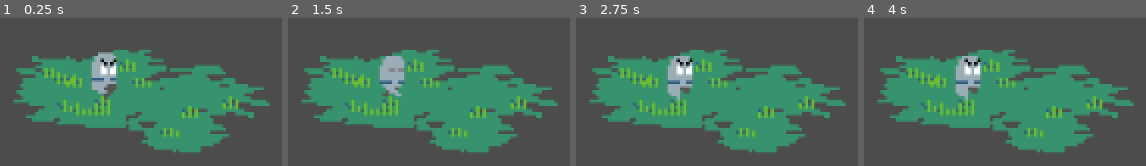
Above: before the commit, frames 1-4 (left to right).
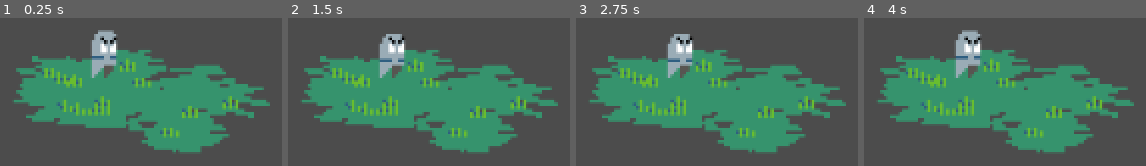
Above: after the commit, the same moments.

Repository: Salvakiya/GodotWildJam46
Game: Godot game, scene res://World.tscn
The game is run twice, just before and just after one commit, with the same random seed, the same clock (stepped at 60 frames per second) and the same inputs. The project has no main scene, so this scene is started directly.
Inputs:
- Up to frame 1 (0.25 s): no input
- Up to frame 2 (1.5 s): tap Enter at 0.5 s; tap Space at 1.25 s
- Up to frame 3 (2.75 s): tap Enter at 2 s
- Up to frame 4 (4 s): tap Space at 2.75 s; tap Enter at 3.5 s

The runs differ from the first frame. In frame 1, 3.1% of the frame differs, in the area x 32-42%, y 8-56%; in frame 2, 2.8%; in frame 3, 3.0%; in frame 4, 3.3%.

Commit message:
Finish humanoid visuals

Diff:
--- a/Humanoid.gd
+++ b/Humanoid.gd
@@ -1,4 +1,4 @@
-extends Node2D
+extends KinematicBody2D
 
 
 enum FACE{HAPPY,SAD,NORMAL,ANGRY,SQUINT}
@@ -10,11 +10,14 @@
 # Called when the node enters the scene tree for the first time.
 func _ready():
 	change_light(light_state)
-	pass # Replace with function body.
+	$Visual/BodyA.visible = !$Visual/BodyB.visible
+	$Visual/BodyB.visible = !$Visual/BodyA.visible
 
 func change_light(to):
 	light_state = to
-	var material:ShaderMaterial = $Visual/Body.material
+	var material:ShaderMaterial = $Visual/BodyA.material
+	material.set_shader_param("frame",to)
+	material = $Visual/BodyB.material
 	material.set_shader_param("frame",to)
 	material = $Visual/Eyes.material
 	material.set_shader_param("frame",to)
--- a/Humanoid.tscn
+++ b/Humanoid.tscn
@@ -14,41 +14,94 @@
 shader_param/fps = 0.0
 shader_param/palette = ExtResource( 5 )
 
-[sub_resource type="AtlasTexture" id=2]
-atlas = ExtResource( 1 )
-region = Rect2( 0, 16, 16, 16 )
-
-[sub_resource type="AtlasTexture" id=3]
-atlas = ExtResource( 1 )
-region = Rect2( 16, 16, 16, 16 )
-
-[sub_resource type="AtlasTexture" id=4]
-atlas = ExtResource( 1 )
-region = Rect2( 32, 16, 16, 16 )
-
-[sub_resource type="AtlasTexture" id=5]
-atlas = ExtResource( 1 )
-region = Rect2( 48, 16, 16, 16 )
-
-[sub_resource type="AtlasTexture" id=6]
-atlas = ExtResource( 1 )
-region = Rect2( 64, 16, 16, 16 )
-
-[sub_resource type="AtlasTexture" id=7]
-atlas = ExtResource( 1 )
-region = Rect2( 80, 16, 16, 16 )
+[sub_resource type="AtlasTexture" id=25]
+atlas = ExtResource( 1 )
+region = Rect2( 0, 32, 16, 16 )
+
+[sub_resource type="AtlasTexture" id=26]
+atlas = ExtResource( 1 )
+region = Rect2( 16, 32, 16, 16 )
+
+[sub_resource type="AtlasTexture" id=27]
+atlas = ExtResource( 1 )
+region = Rect2( 32, 32, 16, 16 )
+
+[sub_resource type="AtlasTexture" id=28]
+atlas = ExtResource( 1 )
+region = Rect2( 48, 32, 16, 16 )
+
+[sub_resource type="AtlasTexture" id=29]
+atlas = ExtResource( 1 )
+region = Rect2( 64, 32, 16, 16 )
+
+[sub_resource type="AtlasTexture" id=30]
+atlas = ExtResource( 1 )
+region = Rect2( 80, 32, 16, 16 )
+
+[sub_resource type="AtlasTexture" id=31]
+atlas = ExtResource( 1 )
+region = Rect2( 96, 32, 16, 16 )
+
+[sub_resource type="AtlasTexture" id=32]
+atlas = ExtResource( 1 )
+region = Rect2( 112, 32, 16, 16 )
 
 [sub_resource type="SpriteFrames" id=8]
 animations = [ {
-"frames": [  ],
-"loop": true,
-"name": "default",
-"speed": 5.0
-}, {
-"frames": [ SubResource( 2 ), SubResource( 3 ), SubResource( 4 ), SubResource( 5 ), SubResource( 6 ), SubResource( 7 ) ],
+"frames": [ SubResource( 25 ), SubResource( 26 ), SubResource( 27 ), SubResource( 28 ), SubResource( 29 ), SubResource( 30 ) ],
 "loop": true,
 "name": "Run",
 "speed": 15.0
+}, {
+"frames": [ SubResource( 31 ), SubResource( 32 ) ],
+"loop": true,
+"name": "Idle",
+"speed": 2.0
+} ]
+
+[sub_resource type="AtlasTexture" id=2]
+atlas = ExtResource( 1 )
+region = Rect2( 0, 16, 16, 16 )
+
+[sub_resource type="AtlasTexture" id=3]
+atlas = ExtResource( 1 )
+region = Rect2( 16, 16, 16, 16 )
+
+[sub_resource type="AtlasTexture" id=4]
+atlas = ExtResource( 1 )
+region = Rect2( 32, 16, 16, 16 )
+
+[sub_resource type="AtlasTexture" id=5]
+atlas = ExtResource( 1 )
+region = Rect2( 48, 16, 16, 16 )
+
+[sub_resource type="AtlasTexture" id=6]
+atlas = ExtResource( 1 )
+region = Rect2( 64, 16, 16, 16 )
+
+[sub_resource type="AtlasTexture" id=7]
+atlas = ExtResource( 1 )
+region = Rect2( 80, 16, 16, 16 )
+
+[sub_resource type="AtlasTexture" id=23]
+atlas = ExtResource( 1 )
+region = Rect2( 96, 16, 16, 16 )
+
+[sub_resource type="AtlasTexture" id=24]
+atlas = ExtResource( 1 )
+region = Rect2( 112, 16, 16, 16 )
+
+[sub_resource type="SpriteFrames" id=33]
+animations = [ {
+"frames": [ SubResource( 2 ), SubResource( 3 ), SubResource( 4 ), SubResource( 5 ), SubResource( 6 ), SubResource( 7 ) ],
+"loop": true,
+"name": "Run",
+"speed": 15.0
+}, {
+"frames": [ SubResource( 23 ), SubResource( 24 ) ],
+"loop": true,
+"name": "Idle",
+"speed": 2.0
 } ]
 
 [sub_resource type="ShaderMaterial" id=22]
@@ -59,6 +112,38 @@
 shader_param/fps = 6.0
 shader_param/palette = ExtResource( 3 )
 
+[sub_resource type="AtlasTexture" id=14]
+atlas = ExtResource( 1 )
+region = Rect2( 0, 0, 16, 16 )
+
+[sub_resource type="AtlasTexture" id=15]
+atlas = ExtResource( 1 )
+region = Rect2( 48, 0, 16, 16 )
+
+[sub_resource type="AtlasTexture" id=18]
+atlas = ExtResource( 1 )
+region = Rect2( 0, 0, 16, 16 )
+
+[sub_resource type="AtlasTexture" id=19]
+atlas = ExtResource( 1 )
+region = Rect2( 96, 0, 16, 16 )
+
+[sub_resource type="AtlasTexture" id=16]
+atlas = ExtResource( 1 )
+region = Rect2( 0, 0, 16, 16 )
+
+[sub_resource type="AtlasTexture" id=17]
+atlas = ExtResource( 1 )
+region = Rect2( 80, 0, 16, 16 )
+
+[sub_resource type="AtlasTexture" id=12]
+atlas = ExtResource( 1 )
+region = Rect2( 0, 0, 16, 16 )
+
+[sub_resource type="AtlasTexture" id=13]
+atlas = ExtResource( 1 )
+region = Rect2( 64, 0, 16, 16 )
+
 [sub_resource type="AtlasTexture" id=10]
 atlas = ExtResource( 1 )
 region = Rect2( 0, 0, 16, 16 )
@@ -66,38 +151,6 @@
 [sub_resource type="AtlasTexture" id=11]
 atlas = ExtResource( 1 )
 region = Rect2( 32, 0, 16, 16 )
-
-[sub_resource type="AtlasTexture" id=12]
-atlas = ExtResource( 1 )
-region = Rect2( 0, 0, 16, 16 )
-
-[sub_resource type="AtlasTexture" id=13]
-atlas = ExtResource( 1 )
-region = Rect2( 64, 0, 16, 16 )
-
-[sub_resource type="AtlasTexture" id=14]
-atlas = ExtResource( 1 )
-region = Rect2( 0, 0, 16, 16 )
-
-[sub_resource type="AtlasTexture" id=15]
-atlas = ExtResource( 1 )
-region = Rect2( 48, 0, 16, 16 )
-
-[sub_resource type="AtlasTexture" id=16]
-atlas = ExtResource( 1 )
-region = Rect2( 0, 0, 16, 16 )
-
-[sub_resource type="AtlasTexture" id=17]
-atlas = ExtResource( 1 )
-region = Rect2( 80, 0, 16, 16 )
-
-[sub_resource type="AtlasTexture" id=18]
-atlas = ExtResource( 1 )
-region = Rect2( 0, 0, 16, 16 )
-
-[sub_resource type="AtlasTexture" id=19]
-atlas = ExtResource( 1 )
-region = Rect2( 96, 0, 16, 16 )
 
 [sub_resource type="AtlasTexture" id=20]
 atlas = ExtResource( 1 )
@@ -109,53 +162,67 @@
 
 [sub_resource type="SpriteFrames" id=9]
 animations = [ {
+"frames": [ SubResource( 14 ), SubResource( 15 ), SubResource( 15 ), SubResource( 15 ), SubResource( 15 ), SubResource( 15 ), SubResource( 15 ), SubResource( 15 ) ],
+"loop": true,
+"name": "Happy",
+"speed": 5.0
+}, {
+"frames": [ SubResource( 18 ), SubResource( 19 ), SubResource( 19 ), SubResource( 19 ), SubResource( 19 ), SubResource( 19 ), SubResource( 19 ), SubResource( 19 ) ],
+"loop": true,
+"name": "Sad",
+"speed": 5.0
+}, {
+"frames": [ SubResource( 16 ), SubResource( 17 ), SubResource( 17 ), SubResource( 17 ), SubResource( 17 ), SubResource( 17 ), SubResource( 17 ), SubResource( 17 ) ],
+"loop": true,
+"name": "Angry",
+"speed": 5.0
+}, {
+"frames": [ SubResource( 12 ), SubResource( 13 ), SubResource( 13 ), SubResource( 13 ), SubResource( 13 ), SubResource( 13 ), SubResource( 13 ), SubResource( 13 ) ],
+"loop": true,
+"name": "Normal",
+"speed": 5.0
+}, {
 "frames": [ SubResource( 10 ), SubResource( 11 ), SubResource( 11 ), SubResource( 11 ), SubResource( 11 ), SubResource( 11 ), SubResource( 11 ), SubResource( 11 ) ],
 "loop": true,
 "name": "Squint",
 "speed": 5.0
 }, {
-"frames": [ SubResource( 12 ), SubResource( 13 ), SubResource( 13 ), SubResource( 13 ), SubResource( 13 ), SubResource( 13 ), SubResource( 13 ), SubResource( 13 ) ],
-"loop": true,
-"name": "Normal",
-"speed": 5.0
-}, {
-"frames": [ SubResource( 14 ), SubResource( 15 ), SubResource( 15 ), SubResource( 15 ), SubResource( 15 ), SubResource( 15 ), SubResource( 15 ), SubResource( 15 ) ],
-"loop": true,
-"name": "Happy",
-"speed": 5.0
-}, {
-"frames": [ SubResource( 16 ), SubResource( 17 ), SubResource( 17 ), SubResource( 17 ), SubResource( 17 ), SubResource( 17 ), SubResource( 17 ), SubResource( 17 ) ],
-"loop": true,
-"name": "Angry",
-"speed": 5.0
-}, {
-"frames": [ SubResource( 18 ), SubResource( 19 ), SubResource( 19 ), SubResource( 19 ), SubResource( 19 ), SubResource( 19 ), SubResource( 19 ), SubResource( 19 ) ],
-"loop": true,
-"name": "Sad",
-"speed": 5.0
-}, {
 "frames": [ SubResource( 20 ), SubResource( 21 ), SubResource( 21 ), SubResource( 21 ), SubResource( 21 ), SubResource( 21 ), SubResource( 21 ), SubResource( 21 ) ],
 "loop": true,
 "name": "Suprised",
 "speed": 5.0
 } ]
 
-[node name="Humanoid" type="Node2D"]
-position = Vector2( 7, 9 )
+[sub_resource type="CircleShape2D" id=34]
+radius = 4.12311
+
+[node name="Humanoid" type="KinematicBody2D"]
 script = ExtResource( 2 )
 
 [node name="Visual" type="Node2D" parent="."]
-
-[node name="Body" type="AnimatedSprite" parent="Visual"]
+position = Vector2( 0, -7 )
+
+[node name="BodyA" type="AnimatedSprite" parent="Visual"]
+visible = false
 material = SubResource( 1 )
 frames = SubResource( 8 )
-animation = "Run"
-frame = 3
+animation = "Idle"
+frame = 1
+playing = true
+
+[node name="BodyB" type="AnimatedSprite" parent="Visual"]
+material = SubResource( 1 )
+frames = SubResource( 33 )
+animation = "Idle"
+frame = 1
 playing = true
 
 [node name="Eyes" type="AnimatedSprite" parent="Visual"]
 material = SubResource( 22 )
 frames = SubResource( 9 )
 animation = "Angry"
-frame = 1
+frame = 6
 playing = true
+
+[node name="CollisionShape2D" type="CollisionShape2D" parent="."]
+shape = SubResource( 34 )
Not shown: 1 places in Humanoid.tscn that only renumber resources
